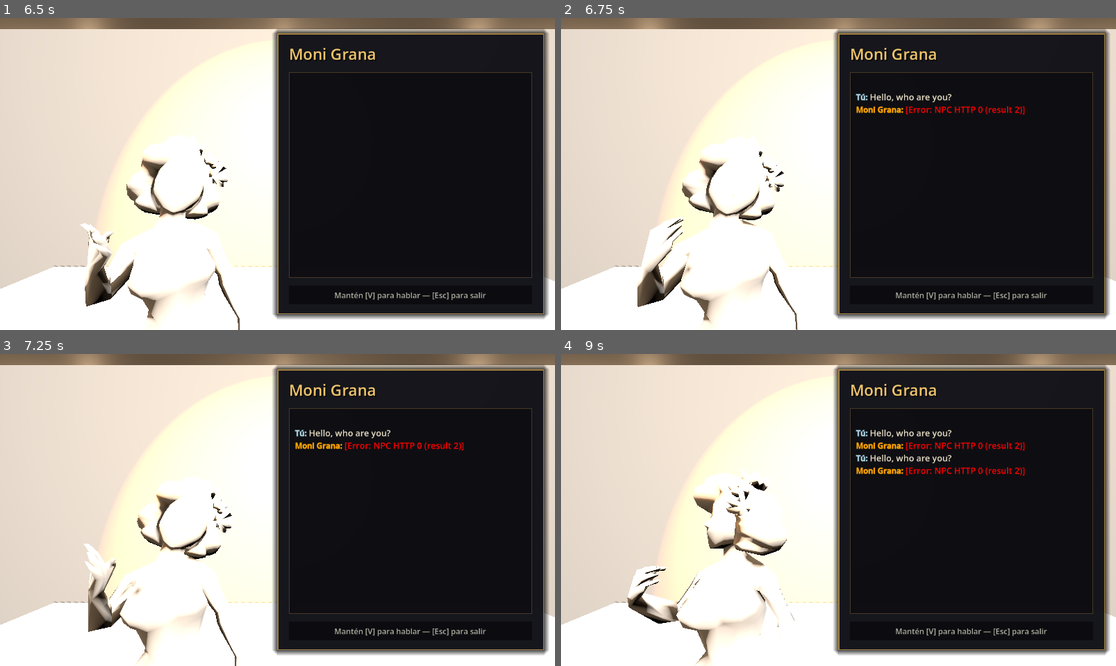
Above: before the commit, frames 1-4 (two rows, left to right).
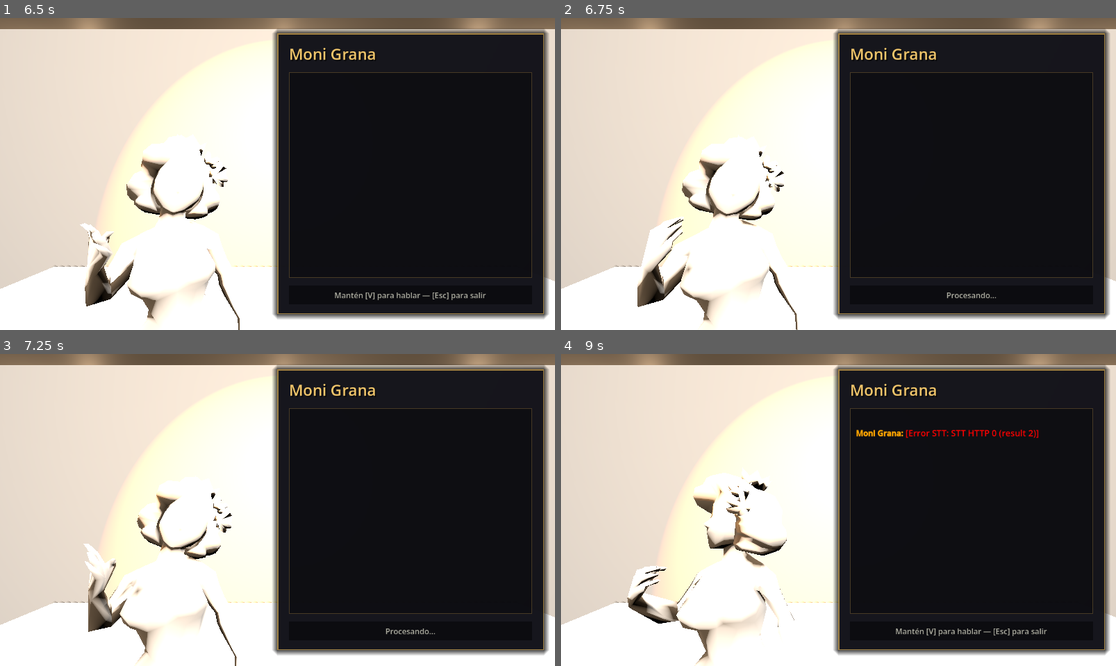
Above: after the commit, the same moments.

Repository: naxoruto/Limonchero-3D
Game: Godot game, scene res://scenes/level/el_agave_y_la_luna_main.tscn
Same seed, same stepped clock (60 frames per second), same inputs: the game is played once before the commit and once after it. This scene is started directly instead of the project's main scene.
Inputs (mouse positions are in pixels of both pictures, inside the frame that each line leads up to):
- Up to frame 1 (6.5 s): tap Enter at 0.5 s; move the mouse to (305, 174) at 0.52 s; hold W 0.53-5.78 s; tap E at 0.6, 2.85, 5.1 s; move the mouse to (249, 174) at 1.27 s; tap Shift at 1.35, 5.85 s; move the mouse to (288, 167) at 2.02 s; tap V at 2.1, 4.35 s; move the mouse to (271, 180) at 2.77 s; move the mouse to (316, 177) at 3.52 s; hold Shift 3.53-4.28 s; move the mouse to (233, 170) at 4.27 s; move the mouse to (283, 174) at 5.02 s; move the mouse to (194, 96) at 5.77 s; hold D from 5.78 s (still down)
- Up to frame 2 (6.75 s): move the mouse to (960, 158) at 6.52 s; release D at 6.53 s; hold W from 6.53 s (still down); tap V at 6.6 s
- Up to frame 3 (7.25 s): keep holding W
- Up to frame 4 (9 s): move the mouse to (727, 525) at 7.27 s; release W at 7.28 s; hold D 7.28-8.03 s; tap E at 7.35 s; move the mouse to (894, 441) at 8.02 s; hold S 8.03-8.78 s; hold Shift 8.03-8.78 s; move the mouse to (810, 572) at 8.77 s; hold A from 8.78 s (still down); tap V at 8.85 s

Frame 1 is identical in both runs. In frame 2, 0.8% of the frame differs, in the area x 53-88%, y 24-91%; in frame 3, 0.8%; in frame 4, 1.4%, in the area x 53-87%, y 24-39%.

Commit message:
stt (#9)

Diff:
--- /dev/null
+++ b/game/default_bus_layout.tres
@@ -0,0 +1,15 @@
+[gd_resource type="AudioBusLayout" format=3 uid="uid://brqiuopg2hw1l"]
+
+[sub_resource type="AudioEffectCapture" id="AudioEffectCapture_j3pel"]
+resource_name = "Capture"
+buffer_length = 10.0
+
+[resource]
+bus/1/name = &"Mic"
+bus/1/solo = false
+bus/1/mute = false
+bus/1/bypass_fx = false
+bus/1/volume_db = 0.0
+bus/1/send = &"Master"
+bus/1/effect/0/effect = SubResource("AudioEffectCapture_j3pel")
+bus/1/effect/0/enabled = true
--- a/game/project.godot
+++ b/game/project.godot
@@ -15,10 +15,16 @@
 config/features=PackedStringArray("4.6", "GL Compatibility")
 config/icon="res://icon.svg"
 
+[audio]
+
+buses/default_bus_layout="uid://brqiuopg2hw1l"
+driver/enable_input=true
+
 [autoload]
 
 BackendLauncher="*res://scripts/foundation/backend_launcher.gd"
 LLMClient="*res://scripts/foundation/llm_client.gd"
+VoiceManager="*res://scripts/core/voice_manager.gd"
 
 [editor_plugins]
 
@@ -40,4 +46,4 @@
 
 [tripo_bridge]
 
-last_cleanup="2026-05-11T12:30:19"
+last_cleanup="2026-05-12T14:41:25"
--- a/game/scenes/loading.tscn
+++ b/game/scenes/loading.tscn
@@ -1,11 +1,11 @@
-[gd_scene load_steps=3 format=3]
+[gd_scene format=3 uid="uid://b6w6mw8d5k3h7"]
 
-[ext_resource type="Script" path="res://scripts/scenes/loading.gd" id="1_script"]
+[ext_resource type="Script" uid="uid://b0msa0eqbqo1g" path="res://scripts/scenes/loading.gd" id="1_script"]
 
 [sub_resource type="StyleBoxFlat" id="BgStyle"]
 bg_color = Color(0.04, 0.04, 0.06, 1)
 
-[node name="Loading" type="Control"]
+[node name="Loading" type="Control" unique_id=1890898114]
 layout_mode = 3
 anchors_preset = 15
 anchor_right = 1.0
@@ -14,7 +14,7 @@
 grow_vertical = 2
 script = ExtResource("1_script")
 
-[node name="Background" type="PanelContainer" parent="."]
+[node name="Background" type="PanelContainer" parent="." unique_id=1249368743]
 layout_mode = 1
 anchors_preset = 15
 anchor_right = 1.0
@@ -23,7 +23,7 @@
 grow_vertical = 2
 theme_override_styles/panel = SubResource("BgStyle")
 
-[node name="CenterContainer" type="CenterContainer" parent="."]
+[node name="CenterContainer" type="CenterContainer" parent="." unique_id=26180221]
 layout_mode = 1
 anchors_preset = 15
 anchor_right = 1.0
@@ -31,43 +31,43 @@
 grow_horizontal = 2
 grow_vertical = 2
 
-[node name="VBox" type="VBoxContainer" parent="CenterContainer"]
+[node name="VBox" type="VBoxContainer" parent="CenterContainer" unique_id=691892149]
 layout_mode = 2
 theme_override_constants/separation = 24
 alignment = 1
 
-[node name="Title" type="Label" parent="CenterContainer/VBox"]
+[node name="Title" type="Label" parent="CenterContainer/VBox" unique_id=471995413]
 layout_mode = 2
-text = "LIMONCHERO 3D"
-horizontal_alignment = 1
 theme_override_colors/font_color = Color(0.95, 0.78, 0.42, 1)
 theme_override_colors/font_shadow_color = Color(0, 0, 0, 0.7)
 theme_override_constants/shadow_offset_x = 3
 theme_override_constants/shadow_offset_y = 3
 theme_override_font_sizes/font_size = 56
+text = "LIMONCHERO 3D"
+horizontal_alignment = 1
 
-[node name="Subtitle" type="Label" parent="CenterContainer/VBox"]
+[node name="Subtitle" type="Label" parent="CenterContainer/VBox" unique_id=258588389]
 layout_mode = 2
+theme_override_colors/font_color = Color(0.7, 0.55, 0.3, 1)
+theme_override_font_sizes/font_size = 22
 text = "El Agave y La Luna"
 horizontal_alignment = 1
-theme_override_colors/font_color = Color(0.7, 0.55, 0.3, 1)
-theme_override_font_sizes/font_size = 22
 
-[node name="Spinner" type="Label" parent="CenterContainer/VBox"]
+[node name="Spinner" type="Label" parent="CenterContainer/VBox" unique_id=1877721768]
 layout_mode = 2
+theme_override_colors/font_color = Color(0.85, 0.65, 0.25, 1)
+theme_override_font_sizes/font_size = 64
 text = "⣷"
 horizontal_alignment = 1
-theme_override_colors/font_color = Color(0.85, 0.65, 0.25, 1)
-theme_override_font_sizes/font_size = 64
 
-[node name="Status" type="Label" parent="CenterContainer/VBox"]
+[node name="Status" type="Label" parent="CenterContainer/VBox" unique_id=1178642486]
 layout_mode = 2
+theme_override_colors/font_color = Color(0.85, 0.85, 0.8, 1)
+theme_override_font_sizes/font_size = 18
 text = "Iniciando sistema de IA..."
 horizontal_alignment = 1
-theme_override_colors/font_color = Color(0.85, 0.85, 0.8, 1)
-theme_override_font_sizes/font_size = 18
 
-[node name="RetryButton" type="Button" parent="CenterContainer/VBox"]
+[node name="RetryButton" type="Button" parent="CenterContainer/VBox" unique_id=1652121361]
+custom_minimum_size = Vector2(160, 40)
 layout_mode = 2
 text = "Reintentar"
-custom_minimum_size = Vector2(160, 40)
--- /dev/null
+++ b/game/scripts/core/voice_manager.gd
@@ -0,0 +1,94 @@
+extends Node
+
+signal recording_started()
+signal recording_stopped()
+signal audio_captured(wav_bytes: PackedByteArray)
+
+const BUS_NAME := "Mic"
+const TARGET_SAMPLE_RATE := 16000
+
+var _capture_effect: AudioEffectCapture = null
+var _stream_player: AudioStreamPlayer = null
+var _is_recording := false
+var _sample_rate := TARGET_SAMPLE_RATE
+var _available := false
+
+
+func _ready() -> void:
+	_sample_rate = AudioServer.get_mix_rate()
+	if _sample_rate != TARGET_SAMPLE_RATE:
+		push_warning(
+			"VoiceManager: mix rate %d Hz (ideal %d Hz)" % [_sample_rate, TARGET_SAMPLE_RATE]
+		)
+	if AudioServer.get_input_device_list().is_empty():
+		push_warning("VoiceManager: no input devices detected")
+	var bus_idx := AudioServer.get_bus_index(BUS_NAME)
+	if bus_idx == -1:
+		push_error("VoiceManager: audio bus '%s' not found" % BUS_NAME)
+		return
+	_capture_effect = AudioServer.get_bus_effect(bus_idx, 0) as AudioEffectCapture
+	if _capture_effect == null:
+		push_error("VoiceManager: AudioEffectCapture not found on bus '%s' slot 0" % BUS_NAME)
+		return
+	_stream_player = AudioStreamPlayer.new()
+	_stream_player.stream = AudioStreamMicrophone.new()
+	_stream_player.bus = BUS_NAME
+	add_child(_stream_player)
+	_available = true
+
+
+func start_recording() -> void:
+	if not _available or _is_recording:
+		return
+	_capture_effect.clear_buffer()
+	_stream_player.play()
+	_is_recording = true
+	recording_started.emit()
+
+
+func stop_recording() -> void:
+	if not _available or not _is_recording:
+		return
+	var frames := _capture_effect.get_frames_available()
+	var buffer := _capture_effect.get_buffer(frames)
+	_stream_player.stop()
+	_is_recording = false
+	recording_stopped.emit()
+	if buffer.is_empty():
+		return
+	var wav_bytes := _build_wav(buffer, _sample_rate)
+	audio_captured.emit(wav_bytes)
+
+
+func _build_wav(buffer: PackedVector2Array, sample_rate: int) -> PackedByteArray:
+	var mono := PackedByteArray()
+	for sample in buffer:
+		var val := int(clamp((sample.x + sample.y) * 0.5, -1.0, 1.0) * 32767.0)
+		mono.append(val & 0xFF)
+		mono.append((val >> 8) & 0xFF)
+	var data_size := mono.size()
+	var wav := PackedByteArray()
+	wav.append_array("RIFF".to_ascii_buffer())
+	wav.resize(wav.size() + 4)
+	wav.encode_u32(wav.size() - 4, data_size + 36)
+	wav.append_array("WAVE".to_ascii_buffer())
+	wav.append_array("fmt ".to_ascii_buffer())
+	wav.resize(wav.size() + 4)
+	wav.encode_u32(wav.size() - 4, 16)
+	wav.resize(wav.size() + 2)
+	wav.encode_u16(wav.size() - 2, 1)
+	wav.resize(wav.size() + 2)
+	wav.encode_u16(wav.size() - 2, 1)
+	wav.resize(wav.size() + 4)
+	wav.encode_u32(wav.size() - 4, sample_rate)
+	wav.resize(wav.size() + 4)
+	wav.encode_u32(wav.size() - 4, sample_rate * 2)
+	wav.resize(wav.size() + 2)
+	wav.encode_u16(wav.size() - 2, 2)
+	wav.resize(wav.size() + 2)
+	wav.encode_u16(wav.size() - 2, 16)
+	wav.append_array("data".to_ascii_buffer())
+	wav.resize(wav.size() + 4)
+	wav.encode_u32(wav.size() - 4, data_size)
+	wav.append_array(mono)
+	return wav
--- a/game/scripts/scenes/loading.gd
+++ b/game/scripts/scenes/loading.gd
@@ -3,6 +3,7 @@
 ## Loading screen — lanza el backend, hace polling de /health, transiciona a la escena del nivel.
 
 const NEXT_SCENE := "res://scenes/level/el_agave_y_la_luna_main.tscn"
+const USE_EXTERNAL_BACKEND := true
 const POLL_INTERVAL_SEC := 1.0
 const MAX_WAIT_SEC := 600.0
 const RETRY_AFTER_SEC := 2.0
@@ -40,8 +41,11 @@
 	_polling = true
 	_elapsed = 0.0
 	_retry_btn.visible = false
-	if not BackendLauncher.launch():
-		return
+	if not USE_EXTERNAL_BACKEND:
+		if not BackendLauncher.launch():
+			return
+	else:
+		print("Loading: usando backend externo; se omite auto-launch")
 	# Espera 2s antes del primer health check (uvicorn tarda en bootear).
 	await get_tree().create_timer(RETRY_AFTER_SEC).timeout
 	_poll()
--- a/game/scripts/scenes/main_level.gd
+++ b/game/scripts/scenes/main_level.gd
@@ -11,6 +11,7 @@
 var _player_camera: Camera3D = null
 var _active_npc: Node = null
 var _history: Array = []  # historial conversacion del NPC activo
+var _pending_player_text: String = ""
 
 
 func _ready() -> void:
@@ -18,7 +19,11 @@
 	_interaction_system.focus_label_changed.connect(_on_focus_label_changed)
 	_on_focus_label_changed("")
 	_dialogue.close_requested.connect(_on_close_requested)
+	_dialogue.recording_started.connect(_on_recording_started)
 	_dialogue.recording_stopped.connect(_on_recording_stopped)
+	VoiceManager.audio_captured.connect(_on_audio_captured)
+	LLMClient.stt_completed.connect(_on_stt_completed)
+	LLMClient.stt_failed.connect(_on_stt_failed)
 	LLMClient.npc_response_ready.connect(_on_npc_response_ready)
 	LLMClient.npc_request_failed.connect(_on_npc_request_failed)
 	_fade.color = Color(0, 0, 0, 0)
@@ -27,20 +32,46 @@
 		npc.dialogue_requested.connect(_on_dialogue_requested)
 
 
-# Test: al soltar V manda mensaje hardcodeado al backend.
-# Cuando VoiceManager este listo, esto sera reemplazado por audio real.
+func _on_recording_started() -> void:
+	if _active_npc == null:
+		return
+	VoiceManager.start_recording()
+
+
 func _on_recording_stopped() -> void:
 	if _active_npc == null:
 		return
-	var test_msg := "Hello, who are you?"
-	_dialogue.add_player_message(test_msg)
-	LLMClient.request_npc(_active_npc.npc_id, test_msg, _history)
+	VoiceManager.stop_recording()
+
+
+func _on_audio_captured(wav_bytes: PackedByteArray) -> void:
+	if _active_npc == null:
+		return
+	LLMClient.request_stt(wav_bytes)
+
+
+func _on_stt_completed(transcript: String) -> void:
+	if _active_npc == null:
+		return
+	var text := transcript.strip_edges()
+	if text.is_empty():
+		_dialogue.add_npc_message("[color=yellow]No se detecto voz.[/color]")
+		return
+	_pending_player_text = text
+	_dialogue.add_player_message(text)
+	LLMClient.request_npc(_active_npc.npc_id, text, _history)
+
+
+func _on_stt_failed(error: String) -> void:
+	_dialogue.add_npc_message("[color=red][Error STT: %s][/color]" % error)
 
 
 func _on_npc_response_ready(npc_id: String, text: String) -> void:
 	if _active_npc == null or _active_npc.npc_id != npc_id:
 		return
-	_history.append({"role": "user", "content": "Hello, who are you?"})
+	if not _pending_player_text.is_empty():
+		_history.append({"role": "user", "content": _pending_player_text})
+		_pending_player_text = ""
 	_history.append({"role": "assistant", "content": text})
 	_dialogue.add_npc_message(text)
 
@@ -61,6 +92,7 @@
 		return
 	_active_npc = npc
 	_history.clear()
+	_pending_player_text = ""
 	_hud.set_interaction_prompt("")
 	_fade_then(func():
 		_player.enable_input(false)
@@ -75,6 +107,7 @@
 		return
 	var npc := _active_npc
 	_active_npc = null
+	_pending_player_text = ""
 	_fade_then(func():
 		_dialogue.hide_panel()
 		_player_camera.make_current()
Not shown, added: game/scripts/core/voice_manager.gd.uid
Not shown, changed: backend/config.py
Not shown, changed: backend/main.py
